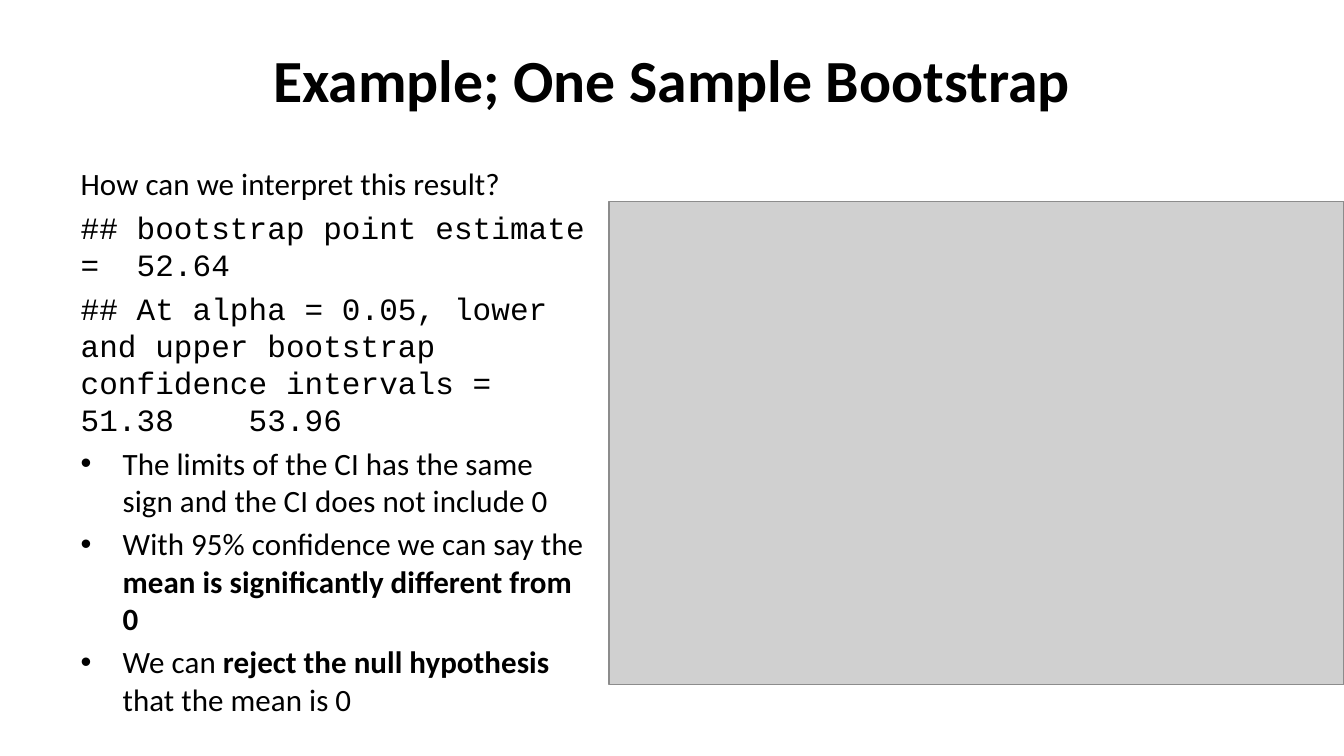
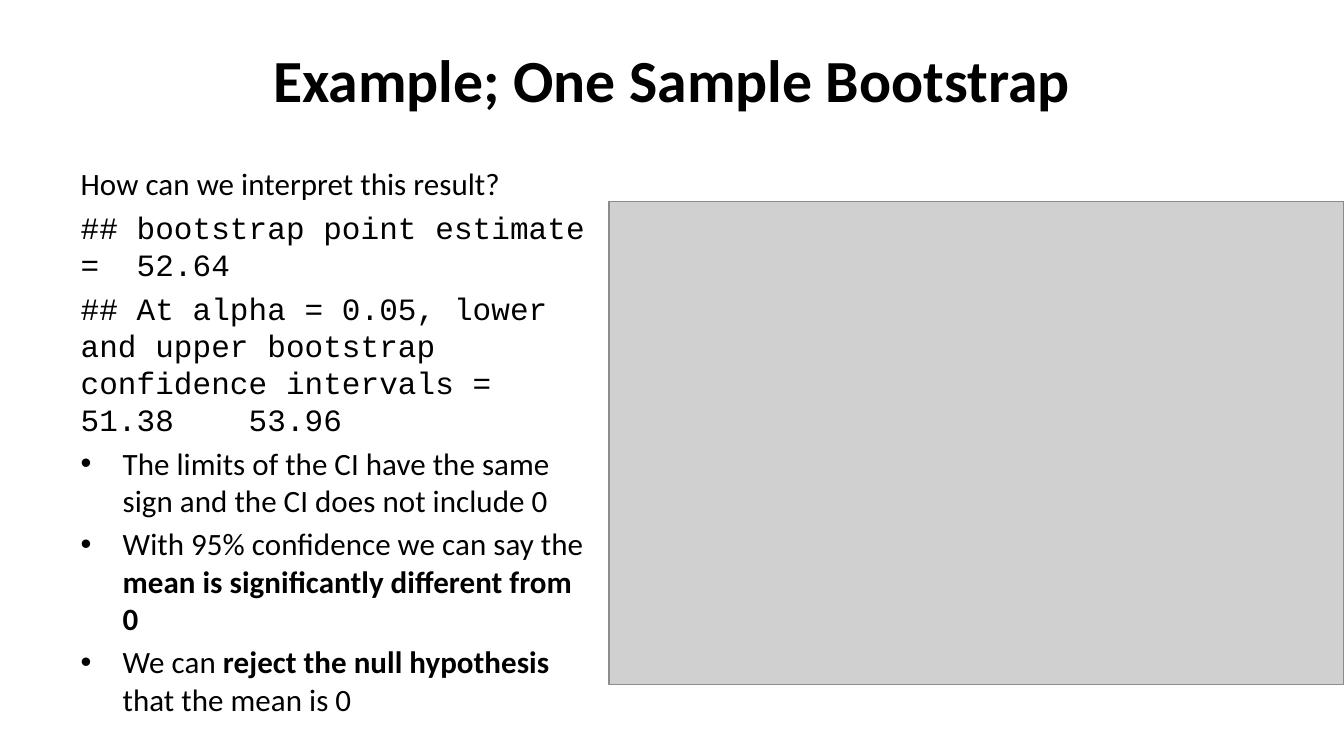
Before and after one commit to StephenElston/CSCI-E-83, a slide deck: slide 21 of LectureSlides/06b_IntroductionToBootstrap.pptx. Drawn at 1344x756 pixels with LibreOffice and Linux fonts; fonts in the diff are those of the drawing; grey boxes stand for pictures. Boxes give left, top, right and bottom in pixels: in the first picture for what was removed or moved away, otherwise in the second. Text is boxed around its words. In the diff, an @@ line names an element or a change of style, - is before the commit and + after.

```diff
--- a/LectureSlides/06b_IntroductionToBootstrap.pptx
+++ b/LectureSlides/06b_IntroductionToBootstrap.pptx
@@ text at box(123, 453, 549, 518): text changed @@
-• The limits of the CI has the same sign and the CI does not include 0
+• The limits of the CI have the same sign and the CI does not include 0
```
Also in this commit, not shown: 9 other slides changed.
